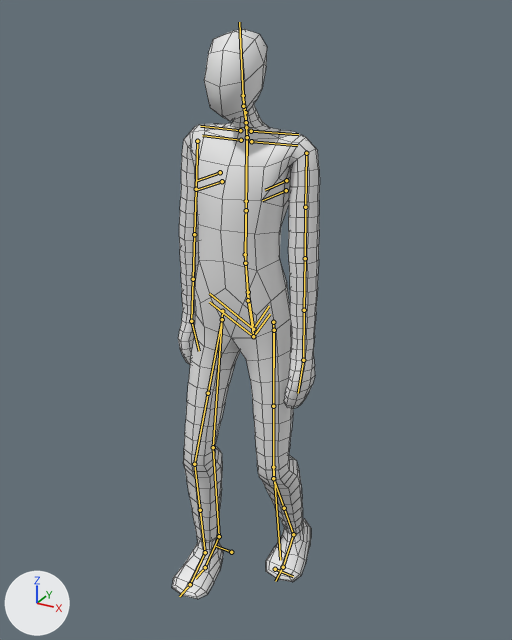
The Blender file Models/RealLife/Characters/QA.blend as it was, and as the next commit left it.
Camera for both pictures: a 50 mm camera at (1075.0, -1885.0, 2015.0) aimed at (9.0, 54.0, 1046.0). The axes (+X, +Y, +Z) are drawn at lower left. The lights are the same throughout. The older version comes first. Both versions are drawn at frame 25 of the action 'Walk'; the numbers are the values there. The bones that change, and the others that lie on the model, are drawn over the model as lines. Mesh edges are drawn as thin lines.
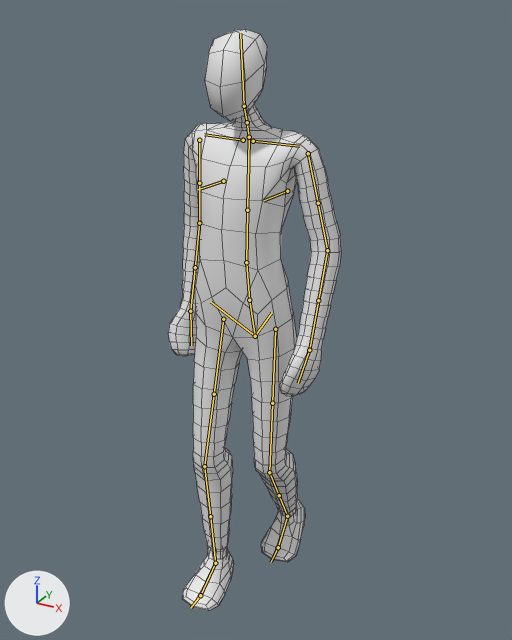
The edits, one by one:
Bone 'torso' (bone_torso) moves from (0.0, 0.0, -29.0) to (0.0, 6.0, -29.0).
Bone 'hand_ik.L' (bone_hand_ik_l) moves from (-469.0, -60.0, -336.0) to (-438.0, -86.0, -283.0).
Bone 'hand_ik.L' (bone_hand_ik_l) turns from (13, 3, -46) to (21, 23, -45) degrees about its own x, y and z.
Bone 'hand_ik.R' (bone_hand_ik_r) moves from (469.0, 31.0, -340.0) to (473.0, 22.0, -296.0).
Bone 'hand_ik.R' (bone_hand_ik_r) turns from (5, -3, 49) to (29, 28, 58) degrees about its own x, y and z.
Bone 'foot_ik.L' (bone_foot_ik_l) moves from (0.0, 115.0, 39.0) to (-61.0, 196.0, 45.0).
Bone 'foot_ik.L' (bone_foot_ik_l) turns from (14, 0, 0) to (11, 0, 0) degrees about its own x, y and z.
Bone 'foot_spin_ik.L' (bone_foot_spin_ik_l) turns from (0, 0, 0) to (9, 0, 0) degrees about its own x, y and z.
Bone 'foot_ik.R' (bone_foot_ik_r) moves from (0.0, -106.0, 3.0) to (61.0, -126.0, -7.0).

Changed parts and their boxes (x1, y1, x2, y2) in the pictures (512 x 640 px):
'Plane.002', posed (16% wider)
    before: (172, 29, 320, 599)
    after: (169, 29, 341, 611)
